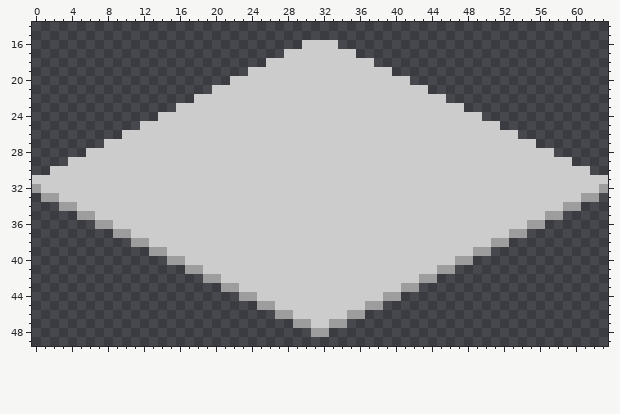
Pixel-art file -- project/raw_assets/source/FloorPlate_flat.ase. This is how it looked before the edit.
64x64 pixels, 1 frame. Shown: x 0..63, y 14..49.
The same view after the edit:
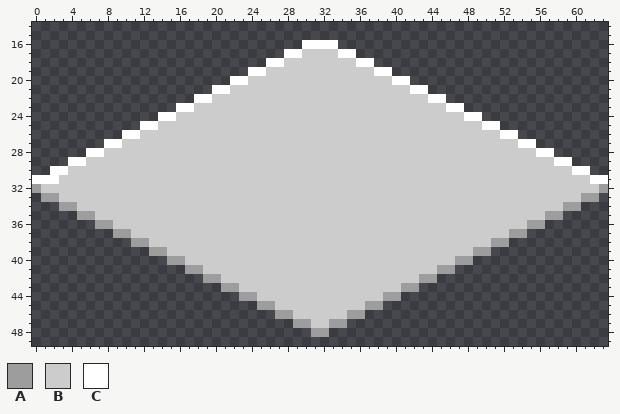
Palette (. is transparent): A #9d9d9d  B #cccccc  C #ffffff
Difference:
{"change": "layer \"Base\" added"}
{"change": "layer \"Layer 1\" removed"}
{"where": "layer \"Base\""}
{"y":16,"x":30,"old":"BBBB","new":"CCCC"}
{"y":17,"x":28,"old":"BB","new":"CC"}
{"y":17,"x":34,"old":"BB","new":"CC"}
{"y":18,"x":26,"old":"BB","new":"CC"}
{"y":18,"x":36,"old":"BB","new":"CC"}
{"y":19,"x":24,"old":"BB","new":"CC"}
{"y":19,"x":38,"old":"BB","new":"CC"}
{"y":20,"x":22,"old":"BB","new":"CC"}
{"y":20,"x":40,"old":"BB","new":"CC"}
{"y":21,"x":20,"old":"BB","new":"CC"}
{"y":21,"x":42,"old":"BB","new":"CC"}
{"y":22,"x":18,"old":"BB","new":"CC"}
{"y":22,"x":44,"old":"BB","new":"CC"}
{"y":23,"x":16,"old":"BB","new":"CC"}
{"y":23,"x":46,"old":"BB","new":"CC"}
{"y":24,"x":14,"old":"BB","new":"CC"}
{"y":24,"x":48,"old":"BB","new":"CC"}
{"y":25,"x":12,"old":"BB","new":"CC"}
{"y":25,"x":50,"old":"BB","new":"CC"}
{"y":26,"x":10,"old":"BB","new":"CC"}
{"y":26,"x":52,"old":"BB","new":"CC"}
{"y":27,"x":8,"old":"BB","new":"CC"}
{"y":27,"x":54,"old":"BB","new":"CC"}
{"y":28,"x":6,"old":"BB","new":"CC"}
{"y":28,"x":56,"old":"BB","new":"CC"}
{"y":29,"x":4,"old":"BB","new":"CC"}
{"y":29,"x":58,"old":"BB","new":"CC"}
{"y":30,"x":2,"old":"BB","new":"CC"}
{"y":30,"x":60,"old":"BB","new":"CC"}
{"y":31,"x":0,"old":"BBB","new":"CCC"}
{"y":31,"x":62,"old":"BB","new":"CC"}
{"label":"changed","picture_box":[32,40,608,184]}
